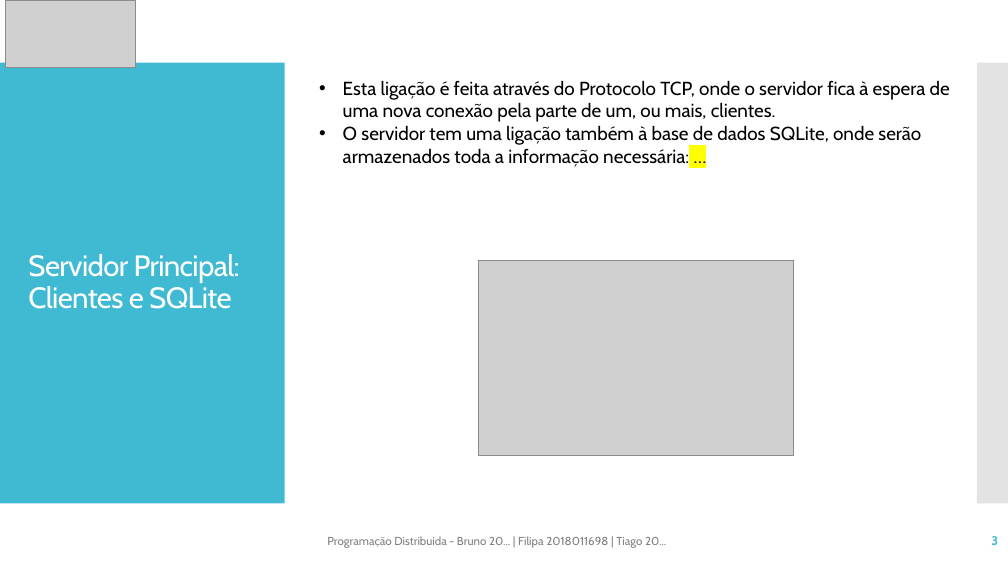
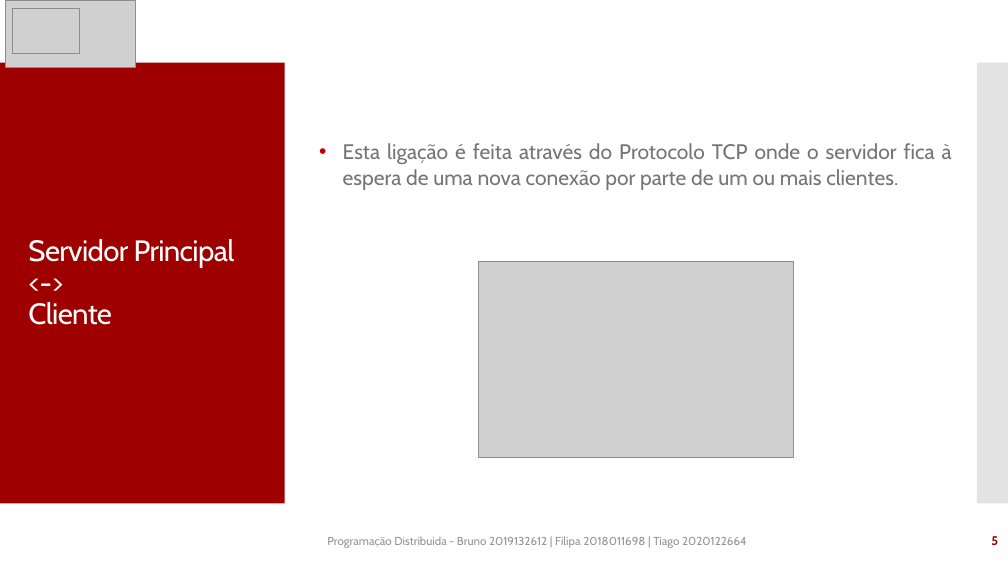
Before and after one commit to tfig-dev/eventsManager_PD, a slide deck: slide 5 of Trabalho_Pratico_Meta_1.pptx (slide 3 before the commit). Drawn at 1008x567 pixels with LibreOffice and Linux fonts; fonts in the diff are those of the drawing; grey boxes stand for pictures. Boxes give left, top, right and bottom in pixels: in the first picture for what was removed or moved away, otherwise in the second. Text is boxed around its words. In the diff, an @@ line names an element or a change of style, - is before the commit and + after.

```diff
--- a/Trabalho_Pratico_Meta_1.pptx
+++ b/Trabalho_Pratico_Meta_1.pptx
@@ picture added at box(12, 8, 79, 53) @@
@@ rectangle at box(0, 63, 285, 504): fill #40BAD2 to #9E0000 @@
@@ text at box(343, 143, 952, 190): text changed; size 18 to 20 pt; text colour #000000 to #757575 @@
-• Esta ligação é feita através do Protocolo TCP, onde o servidor fica à espera de uma nova conexão pela parte de um, ou mais, clientes.
-• O servidor tem uma ligação também à base de dados SQLite, onde serão armazenados toda a informação necessária: …
+• Esta ligação é feita através do Protocolo TCP onde o servidor fica à espera de uma nova conexão por parte de um ou mais clientes.
@@ title at box(28, 239, 235, 325): text changed @@
-Servidor Principal: Clientes e SQLite
+Servidor Principal <->
+Cliente
@@ text at box(327, 536, 747, 548): text changed; text colour #808080 to #949494 @@
-Programação Distribuida - Bruno 20... | Filipa 2018011698 | Tiago 20...
+Programação Distribuida - Bruno 2019132612 | Filipa 2018011698 | Tiago 2020122664
@@ page number at box(991, 536, 998, 545): text changed; text colour #40BAD2 to #9E0000 @@
-3
+5
```
Also in this commit, not shown: 8 other slides changed, 13 slides added, 1 other file.
